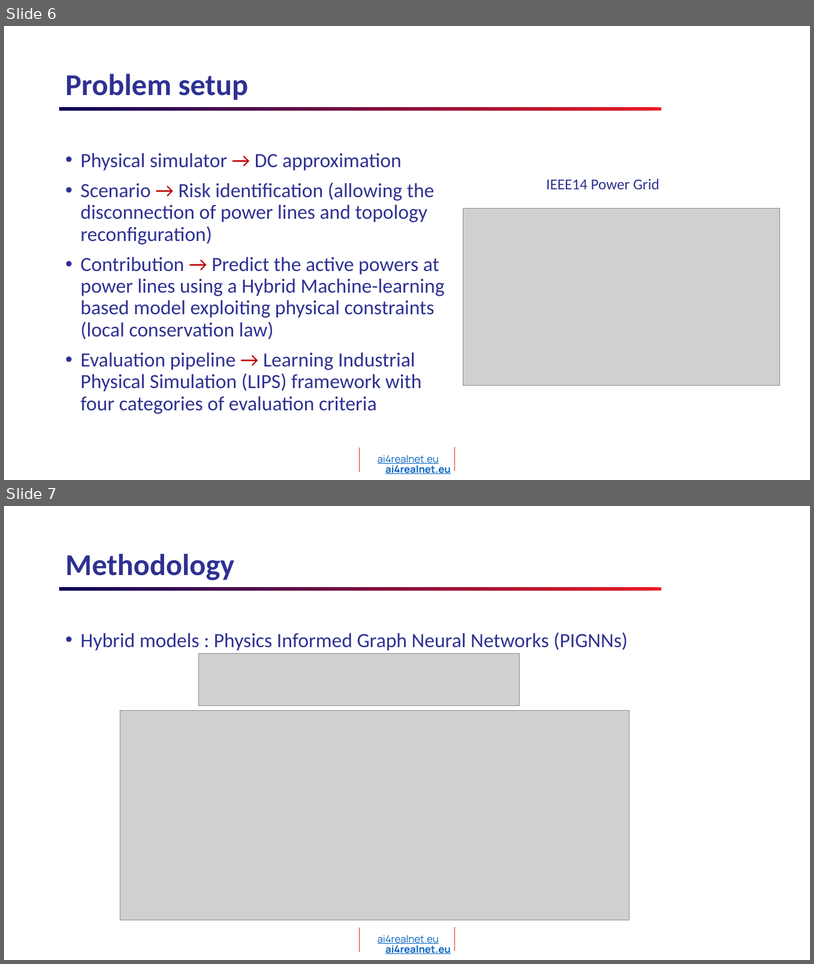
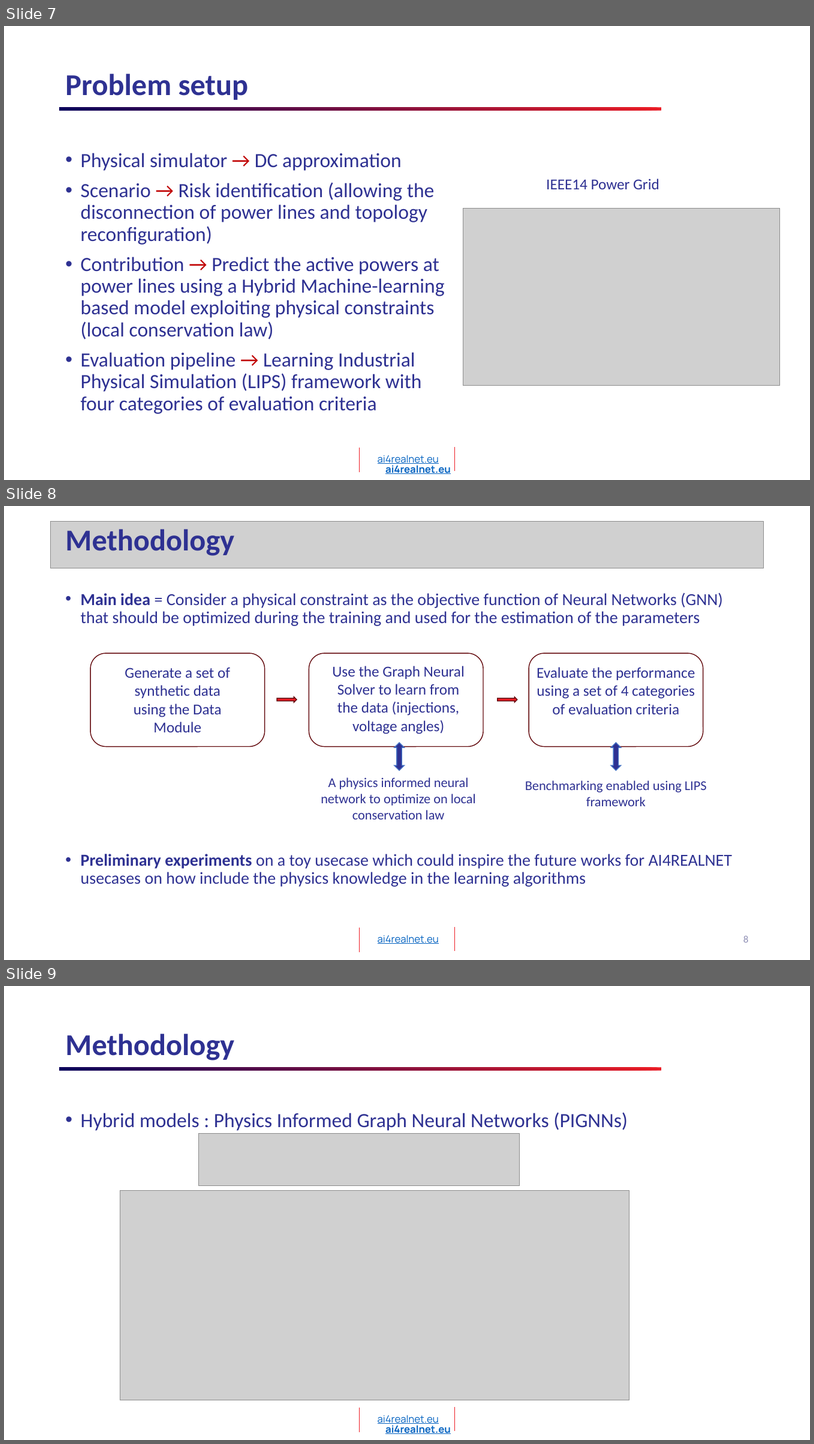
Before and after one commit to AI4REALNET/T2.1_graph_neural_solver, a slide deck: T2.1_KAI_GNN_IRTSX.pptx. Shown one above the other, each under a label of ours: slides 6 and 7 before the commit, slides 7, 8 and 9 after it. The pictures are 814x964 and 814x1444 pixels, drawn with LibreOffice and Linux fonts; fonts in the diff are those of the drawing; grey boxes stand for pictures; background and template pictures are left out. Boxes give left, top, right and bottom in pixels: in the first picture for what was removed or moved away, otherwise in the second. Text is boxed around its words. In the diff, an @@ line names an element or a change of style, - is before the commit and + after.

Commit message:
the slides are updated to include additional information concerning inputs/outputs

```diff
--- a/T2.1_KAI_GNN_IRTSX.pptx
+++ b/T2.1_KAI_GNN_IRTSX.pptx
@@ slide 8 added at (x1=4, y1=506, x2=810, y2=960), background #FFFFFF; not listed: 3 template elements that a slide beside it also shows @@
@@ picture added at (x1=51, y1=522, x2=764, y2=568) @@
@@ title added at (x1=65, y1=529, x2=234, y2=556), 36 pt, text #2E3192, bold @@
+Methodology
@@ rectangle added at (x1=53, y1=543, x2=761, y2=595), fill #FFFFFF @@
@@ text added at (x1=81, y1=592, x2=723, y2=626), 20 pt, text #2E3192 @@
+• Main idea = Consider a physical constraint as the objective function of Neural Networks (GNN) that should be optimized during the training and used for the estimation of the parameters
@@ rounded rectangle added at (x1=90, y1=653, x2=265, y2=746), fill #FFFFFF, outline #640B0F 1 pt @@
@@ text added at (x1=125, y1=667, x2=230, y2=732), 18 pt, text #2E3192 @@
+Generate a set of synthetic data using the Data Module
@@ rounded rectangle added at (x1=309, y1=653, x2=483, y2=746), fill #FFFFFF, outline #640B0F 1 pt @@
@@ text added at (x1=332, y1=666, x2=465, y2=734), 18 pt, text #2E3192 @@
+Use the Graph Neural Solver to learn from the data (injections, voltage angles)
@@ rounded rectangle added at (x1=529, y1=653, x2=704, y2=746), fill #FFFFFF, outline #640B0F 1 pt @@
@@ text added at (x1=537, y1=667, x2=695, y2=714), 18 pt, text #2E3192 @@
+Evaluate the performance using a set of 4 categories of evaluation criteria
@@ right arrow added at (x1=277, y1=697, x2=297, y2=702), fill #ED1C24, outline #640B0F 1 pt @@
@@ right arrow added at (x1=498, y1=697, x2=518, y2=702), fill #ED1C24, outline #640B0F 1 pt @@
@@ up down arrow added at (x1=395, y1=742, x2=404, y2=771), fill #2E3192, outline #4472C4 1 pt @@
@@ up down arrow added at (x1=611, y1=742, x2=621, y2=771), fill #2E3192, outline #4472C4 1 pt @@
@@ text added at (x1=321, y1=777, x2=476, y2=819), 16 pt, text #2E3192 @@
+A physics informed neural network to optimize on local conservation law
@@ text added at (x1=525, y1=780, x2=707, y2=806), 16 pt, text #2E3192 @@
+Benchmarking enabled using LIPS framework
@@ text added at (x1=81, y1=853, x2=733, y2=886), 20 pt, text #2E3192 @@
+• Preliminary experiments on a toy usecase which could inspire the future works for AI4REALNET usecases on how include the physics knowledge in the learning algorithms
@@ page number added at (x1=744, y1=935, x2=749, y2=942), 12 pt, text #8F90B6 @@
+8
@@ what was slide 6 is now slide 7 @@
@@ what was slide 7 is now slide 9 @@
```
Also in this commit, not shown: 1 slide changed, 5 other slides added.
